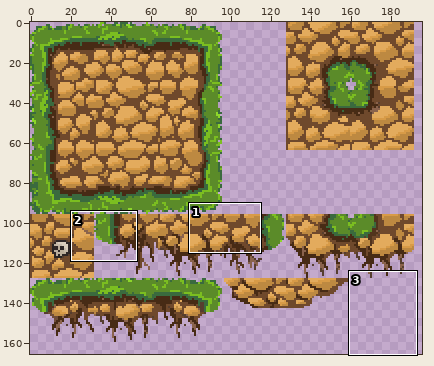
A sprite sheet gets an edit: Assets/tileset.png. Above, an overview of the earlier version with the close-up marked.
Close-up. Before:
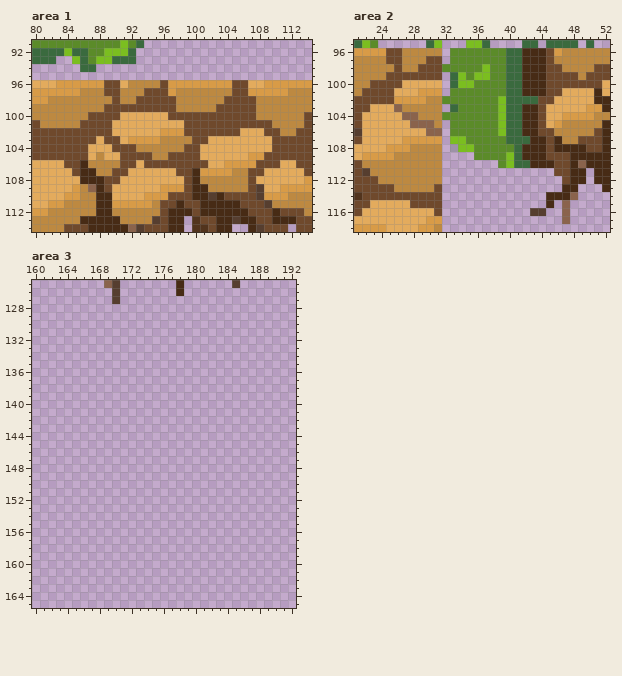
The file is 200x200 pixels. Pixels under 10% opacity are left out. Colours within 5 levels of each other are drawn and written as one. Shown: area 1: x 80..114, y 91..114; area 2: x 21..52, y 95..118; area 3: x 160..192, y 125..165. The wide view leaves out empty margins.
Once edited:
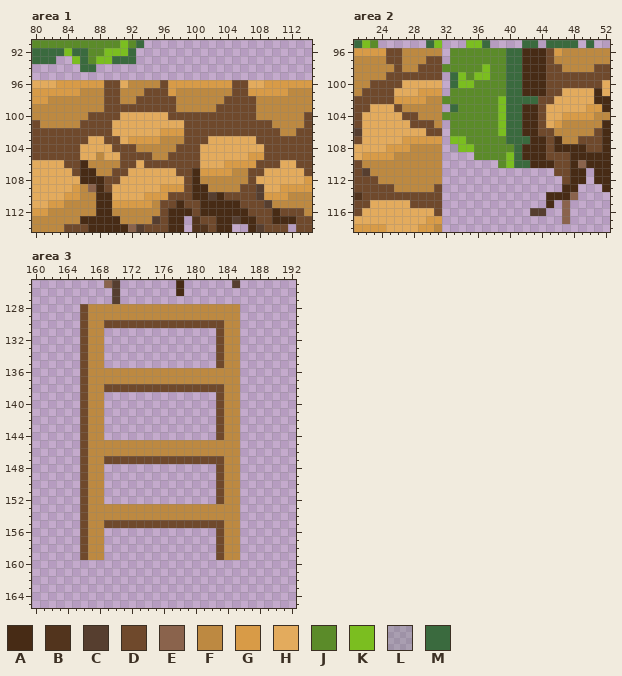
Palette (. is transparent): A #472b15  B #52341d  C #563e2f  D #6f492c  E #8a634c  F #bd8941  G #d89b47  H #e3ab5d  J #5b8b29  K #7bbe20  L #3a6a3e31  M #3a6a3e
Change:
{"where": "area 1"}
{"y":98,"x":89,"old":"F","new":"D"}
{"y":102,"x":106,"old":"HHH","new":"DDD"}
{"y":103,"x":87,"old":"D","new":"H"}
{"y":103,"x":99,"old":"F","new":"D"}
{"y":103,"x":108,"old":"HH","new":"DD"}
{"y":104,"x":86,"old":"D","new":"H"}
{"y":104,"x":98,"old":"F","new":"D"}
{"y":104,"x":109,"old":"H","new":"D"}
{"y":105,"x":86,"old":"D","new":"H"}
{"y":106,"x":101,"old":"D","new":"H"}
{"y":109,"x":106,"old":"F","new":"D"}
{"where": "area 2"}
{"y":99,"x":49,"old":"F","new":"D"}
{"y":103,"x":26,"old":"E","new":"D"}
{"y":104,"x":27,"old":"EE","new":"DD"}
{"y":105,"x":28,"old":"EEE","new":"DDD"}
{"y":106,"x":30,"old":"EE","new":"DD"}
{"where": "area 3"}
{"y":128,"x":166,"old":"....................","new":"DFFFFFFFFFFFFFFFFFFF"}
{"y":129,"x":166,"old":"....................","new":"DFFFFFFFFFFFFFFFFFFF"}
{"y":130,"x":166,"old":"....................","new":"DFFDDDDDDDDDDDDDDDFF"}
{"y":131,"x":166,"old":"...","new":"DFF"}
{"y":131,"x":183,"old":"...","new":"DFF"}
{"y":132,"x":166,"old":"...","new":"DFF"}
{"y":132,"x":183,"old":"...","new":"DFF"}
{"y":133,"x":166,"old":"...","new":"DFF"}
{"y":133,"x":183,"old":"...","new":"DFF"}
{"y":134,"x":166,"old":"...","new":"DFF"}
{"y":134,"x":183,"old":"...","new":"DFF"}
{"y":135,"x":166,"old":"...","new":"DFF"}
{"y":135,"x":183,"old":"...","new":"DFF"}
{"y":136,"x":166,"old":"....................","new":"DFFFFFFFFFFFFFFFFFFF"}
{"y":137,"x":166,"old":"....................","new":"DFFFFFFFFFFFFFFFFFFF"}
{"y":138,"x":166,"old":"....................","new":"DFFDDDDDDDDDDDDDDDFF"}
{"y":139,"x":166,"old":"...","new":"DFF"}
{"y":139,"x":183,"old":"...","new":"DFF"}
{"y":140,"x":166,"old":"...","new":"DFF"}
{"y":140,"x":183,"old":"...","new":"DFF"}
{"y":141,"x":166,"old":"...","new":"DFF"}
{"y":141,"x":183,"old":"...","new":"DFF"}
{"y":142,"x":166,"old":"...","new":"DFF"}
{"y":142,"x":183,"old":"...","new":"DFF"}
{"y":143,"x":166,"old":"...","new":"DFF"}
{"y":143,"x":183,"old":"...","new":"DFF"}
{"y":144,"x":166,"old":"...","new":"DFF"}
{"y":144,"x":183,"old":"...","new":"DFF"}
{"y":145,"x":166,"old":"....................","new":"DFFFFFFFFFFFFFFFFFFF"}
{"y":146,"x":166,"old":"....................","new":"DFFFFFFFFFFFFFFFFFFF"}
{"y":147,"x":166,"old":"....................","new":"DFFDDDDDDDDDDDDDDDFF"}
{"y":148,"x":166,"old":"...","new":"DFF"}
{"y":148,"x":183,"old":"...","new":"DFF"}
{"y":149,"x":166,"old":"...","new":"DFF"}
{"y":149,"x":183,"old":"...","new":"DFF"}
{"y":150,"x":166,"old":"...","new":"DFF"}
{"y":150,"x":183,"old":"...","new":"DFF"}
{"y":151,"x":166,"old":"...","new":"DFF"}
{"y":151,"x":183,"old":"...","new":"DFF"}
{"y":152,"x":166,"old":"...","new":"DFF"}
{"y":152,"x":183,"old":"...","new":"DFF"}
{"y":153,"x":166,"old":"....................","new":"DFFFFFFFFFFFFFFFFFFF"}
{"y":154,"x":166,"old":"....................","new":"DFFFFFFFFFFFFFFFFFFF"}
{"y":155,"x":166,"old":"....................","new":"DFFDDDDDDDDDDDDDDDFF"}
{"y":156,"x":166,"old":"...","new":"DFF"}
{"y":156,"x":183,"old":"...","new":"DFF"}
{"y":157,"x":166,"old":"...","new":"DFF"}
{"y":157,"x":183,"old":"...","new":"DFF"}
{"y":158,"x":166,"old":"...","new":"DFF"}
{"y":158,"x":183,"old":"...","new":"DFF"}
{"y":159,"x":166,"old":"...","new":"DFF"}
{"y":159,"x":183,"old":"...","new":"DFF"}
{"label":"changed","picture_box":[104,96,112,104]}
{"label":"changed","picture_box":[176,128,272,192]}
{"label":"changed","picture_box":[80,136,96,160]}
{"label":"changed","picture_box":[578,72,586,80]}
{"label":"changed","picture_box":[394,104,442,136]}
{"label":"added","picture_box":[80,304,240,560]}
